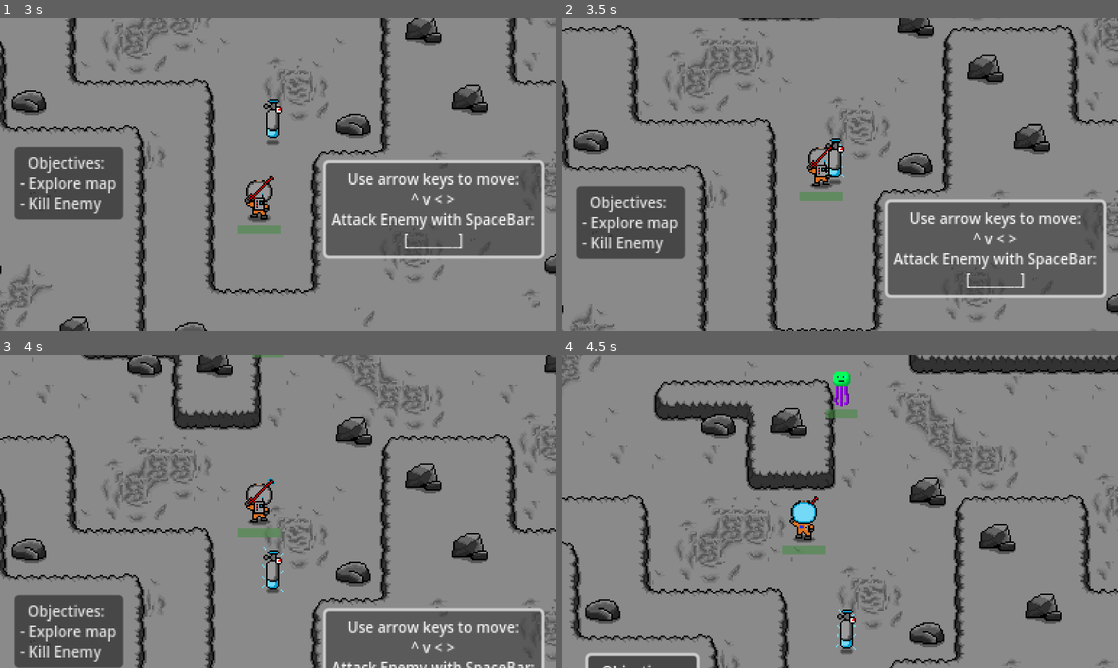
Above: before the commit, frames 1-4 (two rows, left to right).
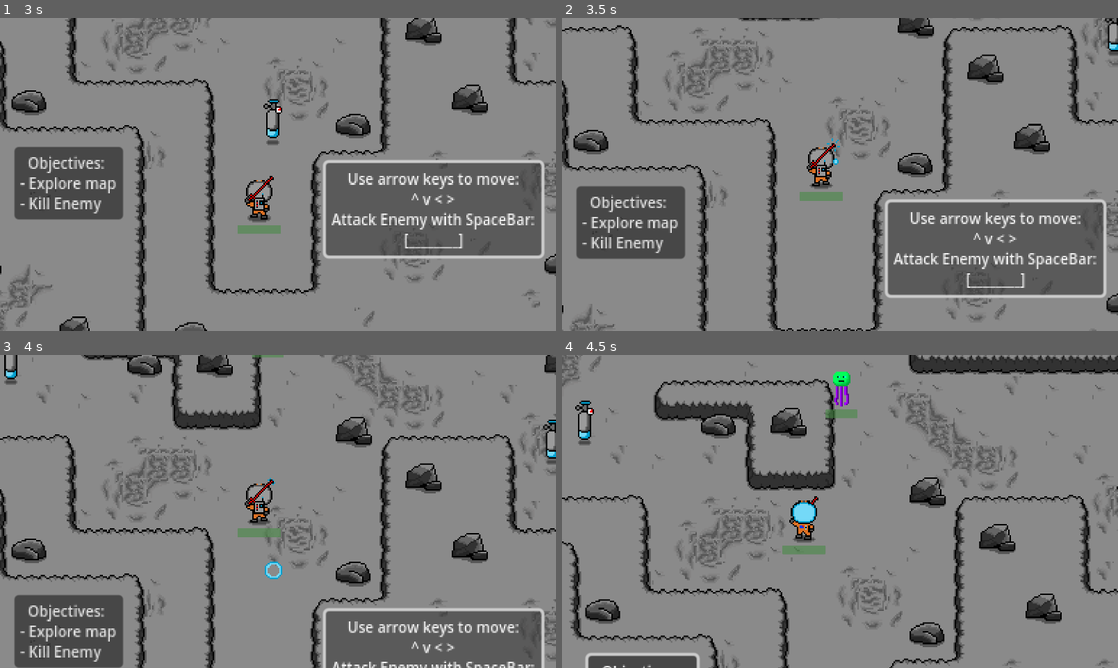
Above: after the commit, the same moments.

Repository: JoelAWinter/Joels-SpaceBoiz-GitHub-Repository
Game: Godot game, scene res://scenes/main menu/main_menu.tscn
The game is run twice, just before and just after one commit, with the same random seed, the same clock (stepped at 60 frames per second) and the same inputs.
Inputs:
- Up to frame 1 (3 s): click "START GAME" at 0.5 s; click "Objectives: - Explore map - K…" at 1.25 s; click "Use arrow keys to move: ^ v <…" at 2 s; hold Up (ui_up) from 2.78 s (still down); tap Space (attack) at 2.85 s
- Up to frame 2 (3.5 s): keep holding Up (ui_up)
- Up to frame 3 (4 s): keep holding Up (ui_up); tap Space (attack) at 3.6 s
- Up to frame 4 (4.5 s): release Up (ui_up) at 4.28 s; hold Left (ui_left) from 4.28 s (still down); tap Space (attack) at 4.35 s

Frame 1 is identical in both runs. In frame 2, 0.5% of the frame differs, in the area x 47-100%, y 0-54%; in frame 3, 0.7%, in the area x 0-100%, y 0-77%; in frame 4, 0.5%.

Commit message:
points/oxygen
when pick up oxygen tank points go up

Diff:
--- a/7DIT-2D-Godot-SpaceBoiz/Joels-SpaceBoiz-Godot-Game/project.godot
+++ b/7DIT-2D-Godot-SpaceBoiz/Joels-SpaceBoiz-Godot-Game/project.godot
@@ -17,8 +17,8 @@
 
 [autoload]
 
+Global="*res://script/global.gd"
 global="*res://script/global.gd"
-Global="*res://script/global.gd"
 
 [display]
 
--- a/7DIT-2D-Godot-SpaceBoiz/Joels-SpaceBoiz-Godot-Game/scenes/oxygentank.tscn
+++ b/7DIT-2D-Godot-SpaceBoiz/Joels-SpaceBoiz-Godot-Game/scenes/oxygentank.tscn
@@ -1,22 +1,23 @@
-[gd_scene load_steps=13 format=3 uid="uid://hm1hhi041hmx"]
+[gd_scene load_steps=14 format=3 uid="uid://hm1hhi041hmx"]
 
 [ext_resource type="Script" path="res://script/oxygentank.gd" id="1_cgkwm"]
+[ext_resource type="Texture2D" uid="uid://evyhso0612my" path="res://art/Oxygen Tank (4).png" id="2_8b7v2"]
 [ext_resource type="Texture2D" uid="uid://b5mq5k5hqamw1" path="res://art/Oxygen Tank (3).png" id="2_utc4v"]
 
-[sub_resource type="AtlasTexture" id="AtlasTexture_yqcmk"]
-atlas = ExtResource("2_utc4v")
+[sub_resource type="AtlasTexture" id="AtlasTexture_icpk2"]
+atlas = ExtResource("2_8b7v2")
 region = Rect2(0, 32, 16, 32)
 
-[sub_resource type="AtlasTexture" id="AtlasTexture_xxyin"]
-atlas = ExtResource("2_utc4v")
+[sub_resource type="AtlasTexture" id="AtlasTexture_1lb4y"]
+atlas = ExtResource("2_8b7v2")
 region = Rect2(16, 32, 16, 32)
 
-[sub_resource type="AtlasTexture" id="AtlasTexture_4iopr"]
-atlas = ExtResource("2_utc4v")
+[sub_resource type="AtlasTexture" id="AtlasTexture_swawl"]
+atlas = ExtResource("2_8b7v2")
 region = Rect2(32, 32, 16, 32)
 
-[sub_resource type="AtlasTexture" id="AtlasTexture_ia3ej"]
-atlas = ExtResource("2_utc4v")
+[sub_resource type="AtlasTexture" id="AtlasTexture_hvop2"]
+atlas = ExtResource("2_8b7v2")
 region = Rect2(48, 32, 16, 32)
 
 [sub_resource type="AtlasTexture" id="AtlasTexture_oqu8t"]
@@ -36,22 +37,21 @@
 region = Rect2(48, 0, 16, 32)
 
 [sub_resource type="SpriteFrames" id="SpriteFrames_rrxtf"]
-resource_local_to_scene = true
 animations = [{
 "frames": [{
 "duration": 1.0,
-"texture": SubResource("AtlasTexture_yqcmk")
+"texture": SubResource("AtlasTexture_icpk2")
 }, {
 "duration": 1.0,
-"texture": SubResource("AtlasTexture_xxyin")
+"texture": SubResource("AtlasTexture_1lb4y")
 }, {
 "duration": 1.0,
-"texture": SubResource("AtlasTexture_4iopr")
+"texture": SubResource("AtlasTexture_swawl")
 }, {
 "duration": 1.0,
-"texture": SubResource("AtlasTexture_ia3ej")
+"texture": SubResource("AtlasTexture_hvop2")
 }],
-"loop": true,
+"loop": false,
 "name": &"Collected",
 "speed": 5.0
 }, {
--- a/7DIT-2D-Godot-SpaceBoiz/Joels-SpaceBoiz-Godot-Game/scenes/world.tscn
+++ b/7DIT-2D-Godot-SpaceBoiz/Joels-SpaceBoiz-Godot-Game/scenes/world.tscn
@@ -377,3 +377,9 @@
 
 [node name="oxygentank" parent="." instance=ExtResource("10_bb8rv")]
 position = Vector2(280, 256)
+
+[node name="oxygentank2" parent="." instance=ExtResource("10_bb8rv")]
+position = Vector2(473, 167)
+
+[node name="oxygentank3" parent="." instance=ExtResource("10_bb8rv")]
+position = Vector2(99, 112)
--- a/7DIT-2D-Godot-SpaceBoiz/Joels-SpaceBoiz-Godot-Game/script/global.gd
+++ b/7DIT-2D-Godot-SpaceBoiz/Joels-SpaceBoiz-Godot-Game/script/global.gd
@@ -1,3 +1,4 @@
 extends Node
 
+var oxygen_bar = 0
 var player_current_attack = false
--- a/7DIT-2D-Godot-SpaceBoiz/Joels-SpaceBoiz-Godot-Game/script/oxygentank.gd
+++ b/7DIT-2D-Godot-SpaceBoiz/Joels-SpaceBoiz-Godot-Game/script/oxygentank.gd
@@ -7,5 +7,7 @@
 func _on_body_entered(body):
 	if body.name == "player":
 		anim.play("Collected")
+		global.oxygen_bar += 1
+		print(global.oxygen_bar)
 		await anim.animation_finished
 		queue_free()
Binary file added: 7DIT-2D-Godot-SpaceBoiz/Joels-SpaceBoiz-Godot-Game/art/Oxygen Tank (4).png
Not shown, added: 7DIT-2D-Godot-SpaceBoiz/Joels-SpaceBoiz-Godot-Game/art/Oxygen Tank (4).png.import
